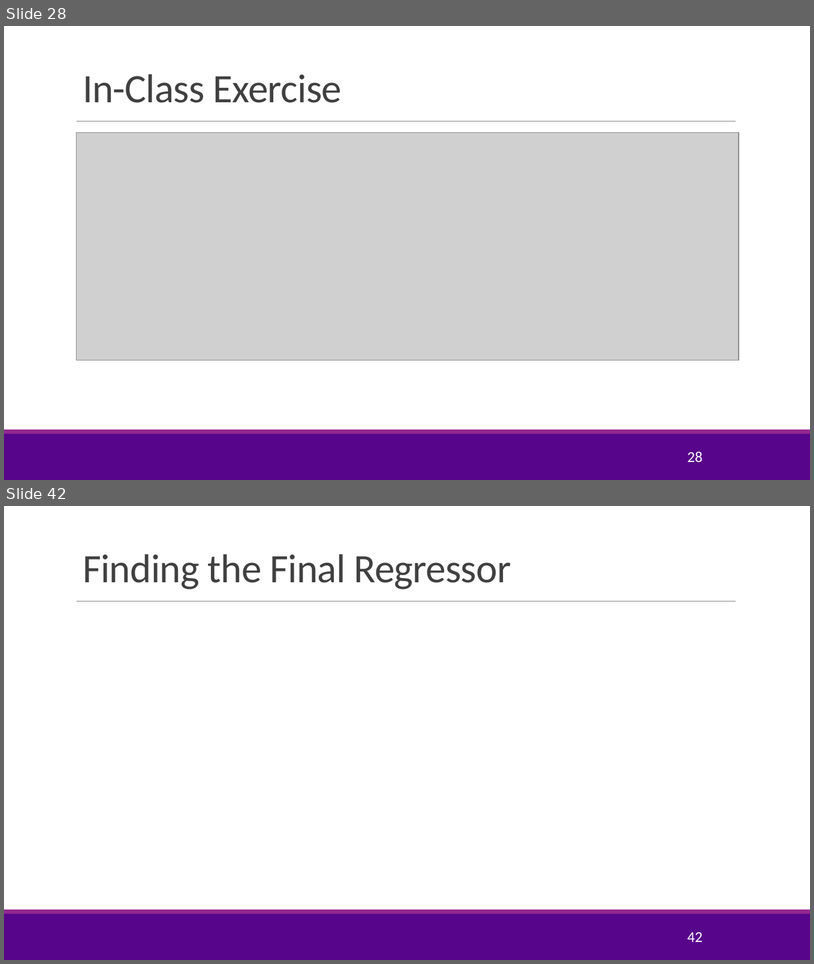
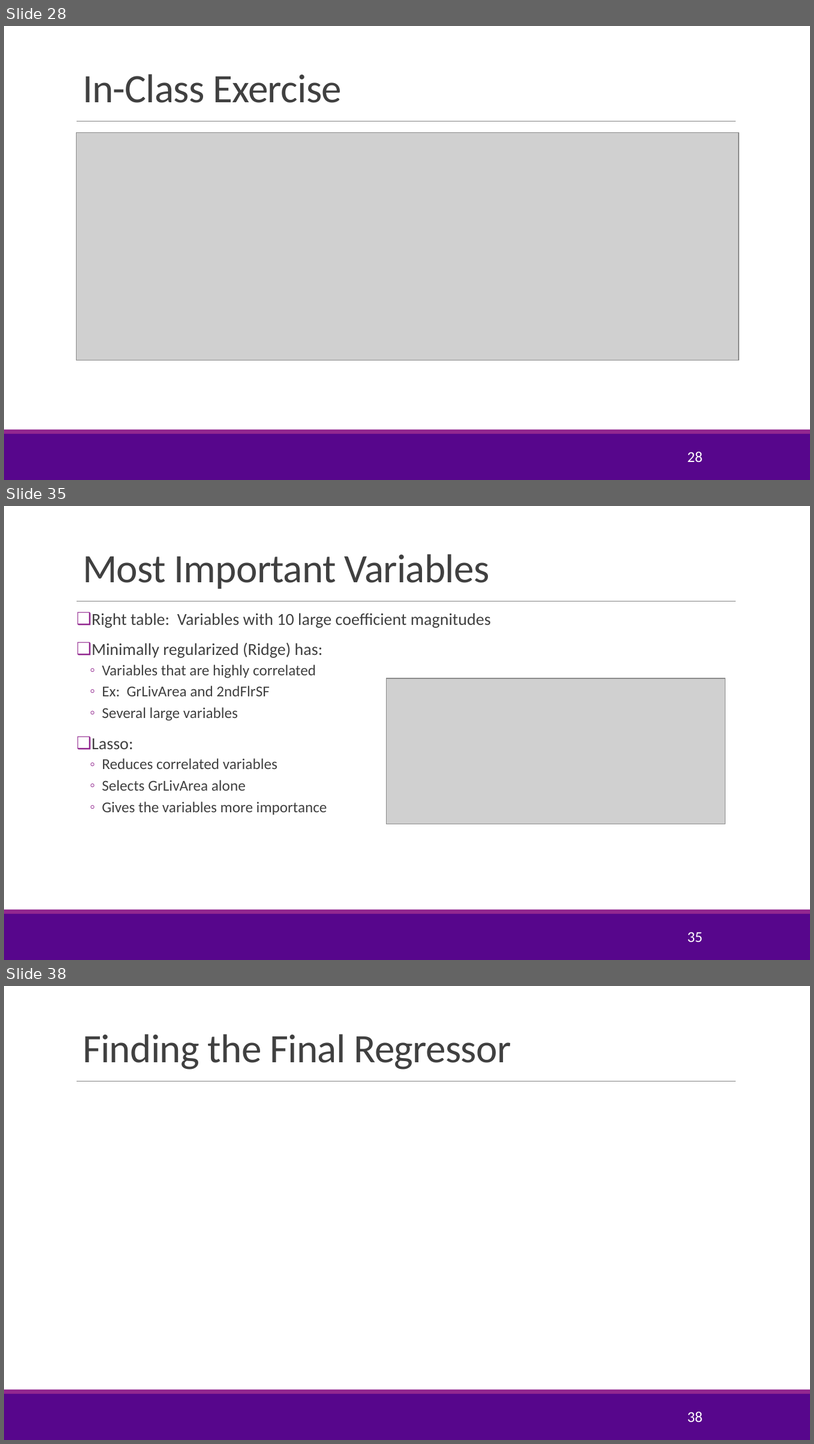
Before and after one commit to sdrangan/introml, a slide deck: lectures/Lect05_Lasso.pptx. Shown one above the other, each under a label of ours: slides 28 and 42 before the commit, slides 28, 35 and 38 after it; the slides between them are not shown. The pictures are 814x964 and 814x1444 pixels, drawn with LibreOffice and Linux fonts; fonts in the diff are those of the drawing; grey boxes stand for pictures; background and template pictures are left out. Boxes give left, top, right and bottom in pixels: in the first picture for what was removed or moved away, otherwise in the second. Text is boxed around its words. In the diff, an @@ line names an element or a change of style, - is before the commit and + after.

```diff
--- a/lectures/Lect05_Lasso.pptx
+++ b/lectures/Lect05_Lasso.pptx
@@ slide 35 added at [4,506,810,960], background #FFFFFF; not listed: 3 template elements that a slide beside it also shows @@
@@ title added at [83,554,489,589], 48 pt, text #404040 @@
+Most Important Variables
@@ text added at [92,613,491,814], 18 pt, text #404040 @@
+❑ Right table: Variables with 10 large coefficient magnitudes
+❑ Minimally regularized (Ridge) has:
+  ◦ Variables that are highly correlated
+  ◦ Ex: GrLivArea and 2ndFlrSF
+  ◦ Several large variables
+❑ Lasso:
+  ◦ Reduces correlated variables
+  ◦ Selects GrLivArea alone
+  ◦ Gives the variables more importance
@@ picture added at [386,678,725,824] @@
@@ page number added at [687,931,703,942], 18 pt, text #FFFFFF @@
+35
@@ what was slide 42 is now slide 38 @@
@@ page number at [687,1411,703,1422]: text changed @@
-42
+38
```
Also in this commit, not shown: 5 slides changed, 7 other slides added, 7 slides removed, 1 other file.
